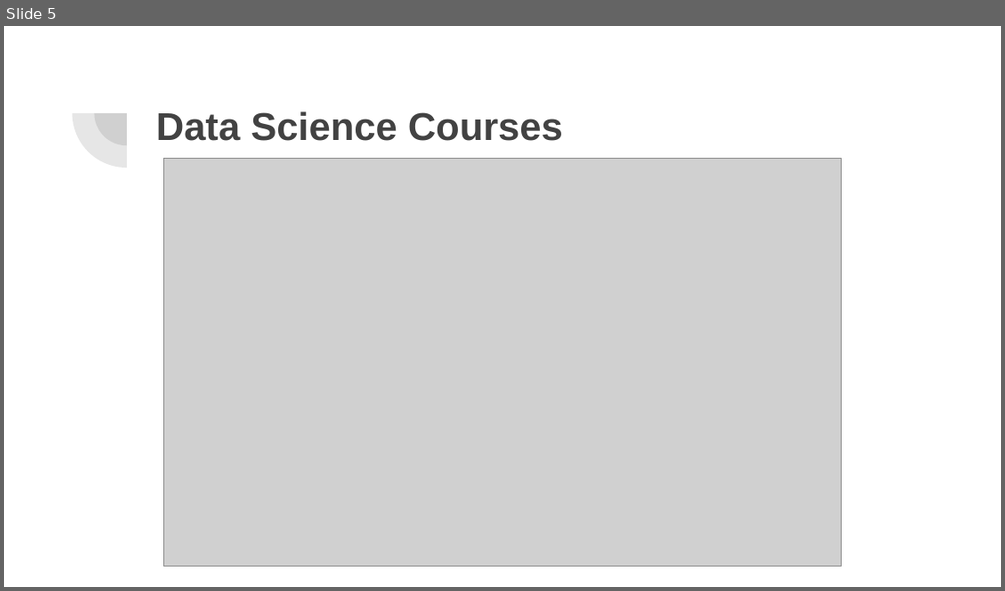
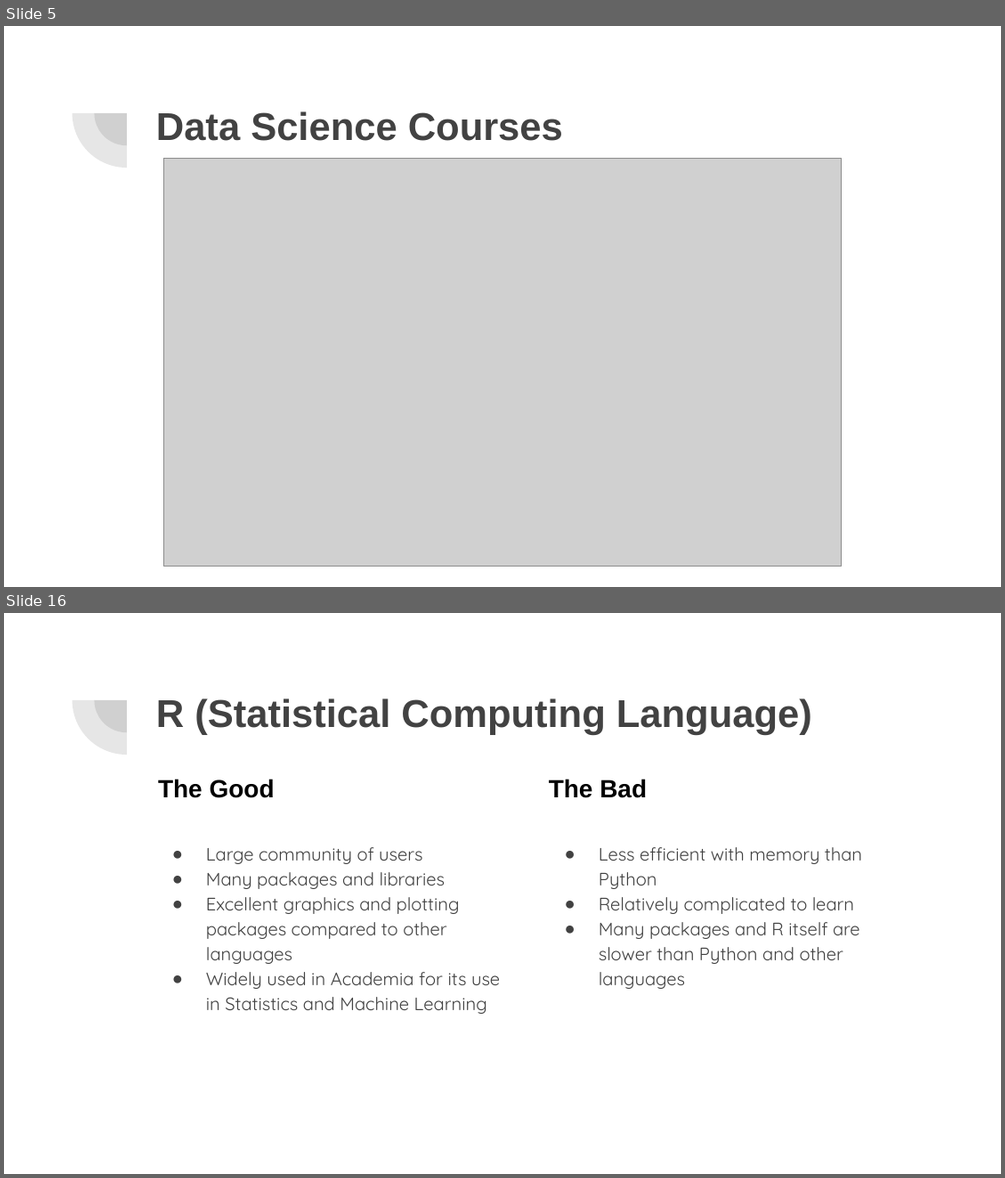
Before and after one commit to NolanSmithSolutions/Course, a slide deck: FutureApps/Your Data Science Future.pptx. Shown one above the other, each under a label of ours: slide 5 before the commit, slides 5 and 16 after it; the slides between them are not shown. The pictures are 1005x591 and 1005x1178 pixels, drawn with LibreOffice and Linux fonts; fonts in the diff are those of the drawing; grey boxes stand for pictures. Boxes give left, top, right and bottom in pixels: in the first picture for what was removed or moved away, otherwise in the second. Text is boxed around its words. In the diff, an @@ line names an element or a change of style, - is before the commit and + after.

```diff
--- a/FutureApps/Your Data Science Future.pptx
+++ b/FutureApps/Your Data Science Future.pptx
@@ slide 16 added at box(4, 613, 1001, 1174), background #FFFFFF; not listed: 2 template elements that a slide beside it also shows @@
@@ title added at box(156, 698, 812, 735), 28 pt, text #424242, bold @@
+R (Statistical Computing Language)
@@ text added at box(158, 779, 275, 798), 18 pt, text #000000, bold @@
+The Good
@@ text added at box(549, 779, 647, 798), 18 pt, text #000000, bold @@
+The Bad
@@ text added at box(206, 847, 500, 1013), 13 pt, text #424242 @@
+● Large community of users
+● Many packages and libraries
+● Excellent graphics and plotting packages compared to other languages
+● Widely used in Academia for its use in Statistics and Machine Learning
@@ text added at box(599, 847, 862, 989), 13 pt, text #424242 @@
+● Less efficient with memory than Python
+● Relatively complicated to learn
+● Many packages and R itself are slower than Python and other languages
```
Also in this commit, not shown: 11 slides changed, 6 other slides added, 6 slides removed, 2 other files.
